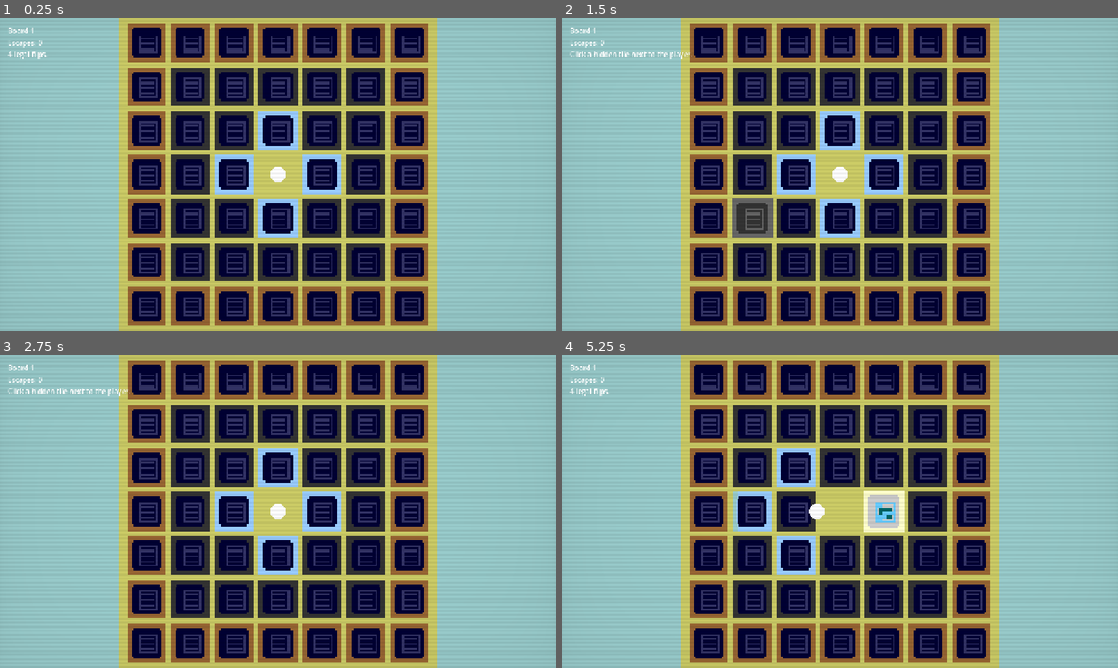
Above: before the commit, frames 1-4 (two rows, left to right).
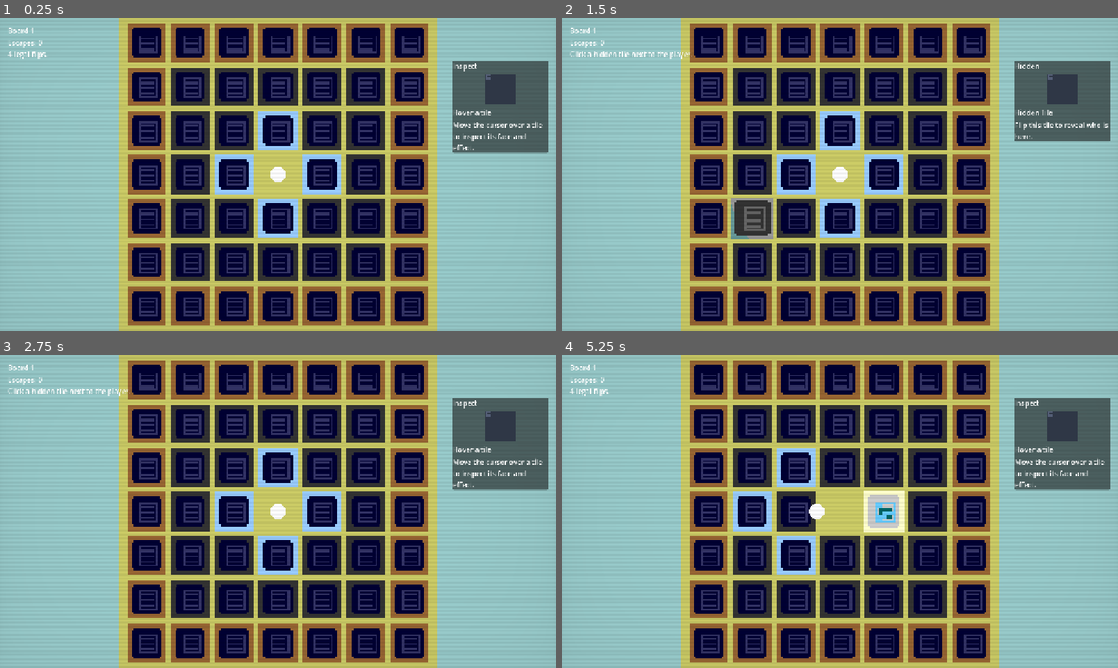
Above: after the commit, the same moments.

Repository: jamsaltman/game1
Game: Godot game, scene res://scenes/main.tscn
The game is run twice, just before and just after one commit, with the same random seed, the same clock (stepped at 60 frames per second) and the same inputs.
Inputs (mouse positions are in pixels of both pictures, inside the frame that each line leads up to):
- Up to frame 1 (0.25 s): no input
- Up to frame 2 (1.5 s): tap Enter at 0.5 s; move the mouse to (962, 158) at 0.52 s; tap R at 0.6 s; click (962, 158) at 0.67 s; tap A at 1.25 s; drag from (728, 190) to (812, 237) at 1.27 s
- Up to frame 3 (2.75 s): tap A at 2 s; move the mouse to (333, 442) at 2.02 s; tap R at 2.1 s; click (333, 442) at 2.17 s
- Up to frame 4 (5.25 s): tap A at 2.75, 3.5 s; drag from (812, 574) to (673, 464) at 2.77 s; move the mouse to (1006, 558) at 3.52 s; tap R at 3.6, 5.1 s; click (1006, 558) at 3.67 s; tap Space at 4.25 s; drag from (673, 464) to (756, 433) at 4.27 s; move the mouse to (867, 511) at 5.02 s; click (867, 511) at 5.17 s

The runs differ from the first frame. In frame 1, 5.1% of the frame differs, in the area x 81-99%, y 13-44%; in frame 2, 5.0%; in frame 3, 5.1%; in frame 4, 5.2%, in the area x 30-99%, y 13-57%.

Commit message:
Improve tile hover details and visual feedback

Diff:
--- a/scripts/board.gd
+++ b/scripts/board.gd
@@ -2,6 +2,7 @@
 extends Node3D
 
 signal state_changed
+signal hovered_tile_changed
 
 const MazeGameRef = preload("res://scripts/maze_game.gd")
 
@@ -79,6 +80,7 @@
 	_hovered_tile = next_tile
 	if is_instance_valid(_hovered_tile):
 		_hovered_tile.set_hovered(true)
+	emit_signal("hovered_tile_changed")
 
 
 func click_tile(screen_pos: Vector2) -> void:
@@ -122,6 +124,45 @@
 	return _game.get_hud_state() if _game != null else {}
 
 
+func get_hovered_tile_details() -> Dictionary:
+	if _game == null or not is_instance_valid(_hovered_tile):
+		return {}
+	var cell = _game.get_cell(_hovered_tile.grid_position)
+	if cell == null:
+		return {}
+
+	var is_known: bool = not cell.hidden or cell.previewed
+	var role_definition = _game.get_role_definition(cell.role_id) if is_known else null
+	var title := "Hidden Tile"
+	var description := "Flip this tile to reveal who is here."
+	var icon_id := ""
+	if role_definition != null:
+		title = String(role_definition.display_name)
+		description = String(role_definition.description)
+		icon_id = String(role_definition.icon_id)
+	elif cell.previewed:
+		title = _game.get_role_name(cell.role_id)
+		description = "Peek revealed this role."
+		icon_id = String(cell.role_id)
+
+	var state_label := "Hidden"
+	if cell.previewed and cell.hidden:
+		state_label = "Peeked"
+	elif not cell.hidden:
+		state_label = "Revealed"
+
+	return {
+		"grid_position": cell.grid_position,
+		"title": title,
+		"description": description,
+		"state_label": state_label,
+		"icon_id": icon_id,
+		"show_front": is_known,
+		"is_hidden": cell.hidden,
+		"is_previewed": cell.previewed,
+	}
+
+
 func get_action_buttons() -> Array:
 	return _game.get_action_buttons() if _game != null else []
 
@@ -155,6 +196,7 @@
 	if is_instance_valid(_hovered_tile):
 		_hovered_tile.set_hovered(false)
 	_hovered_tile = null
+	emit_signal("hovered_tile_changed")
 	for child in _tiles_root.get_children():
 		_tiles_root.remove_child(child)
 		child.queue_free()
--- a/scripts/main.gd
+++ b/scripts/main.gd
@@ -1,6 +1,7 @@
 extends Control
 
 const TARGET_INTERNAL_HEIGHT := 270.0
+const IconLibraryRef = preload("res://scripts/icon_library.gd")
 
 var _depth_label: Label
 var _score_label: Label
@@ -9,6 +10,12 @@
 var _upgrade_overlay: PanelContainer
 var _upgrade_title: Label
 var _upgrade_buttons: Array[Button] = []
+var _hover_panel: PanelContainer
+var _hover_state_label: Label
+var _hover_icon: TextureRect
+var _hover_title_label: Label
+var _hover_body_label: Label
+var _icon_library = IconLibraryRef.new()
 
 @onready var _game_viewport: SubViewport = $GameViewport
 @onready var _pixel_display: TextureRect = $UI/PixelDisplay
@@ -25,8 +32,10 @@
 	get_viewport().size_changed.connect(_resize_display)
 	_build_overlay()
 	_board.state_changed.connect(_refresh_overlay)
+	_board.hovered_tile_changed.connect(_refresh_hover_card)
 	_resize_display()
 	_refresh_overlay()
+	_refresh_hover_card()
 
 func _input(event: InputEvent) -> void:
 	if event is InputEventKey and event.pressed and not event.echo:
@@ -94,6 +103,31 @@
 	hud_box.add_child(_depth_label)
 	hud_box.add_child(_score_label)
 	hud_box.add_child(_hint_label)
+
+	_hover_panel = PanelContainer.new()
+	_hover_panel.custom_minimum_size = Vector2(220, 0)
+	_hover_panel.size_flags_horizontal = Control.SIZE_SHRINK_END
+	hud_box.add_child(_hover_panel)
+
+	var hover_box := VBoxContainer.new()
+	hover_box.add_theme_constant_override("separation", 6)
+	_hover_panel.add_child(hover_box)
+
+	_hover_state_label = _make_label("Inspect")
+	hover_box.add_child(_hover_state_label)
+
+	_hover_icon = TextureRect.new()
+	_hover_icon.custom_minimum_size = Vector2(72, 72)
+	_hover_icon.stretch_mode = TextureRect.STRETCH_KEEP_ASPECT_CENTERED
+	_hover_icon.expand_mode = TextureRect.EXPAND_IGNORE_SIZE
+	_hover_icon.texture_filter = CanvasItem.TEXTURE_FILTER_NEAREST
+	hover_box.add_child(_hover_icon)
+
+	_hover_title_label = _make_label("Hover a tile")
+	hover_box.add_child(_hover_title_label)
+
+	_hover_body_label = _make_label("Move the cursor over a tile to inspect its face and effect.")
+	hover_box.add_child(_hover_body_label)
 
 	_action_bar = HBoxContainer.new()
 	_action_bar.mouse_filter = Control.MOUSE_FILTER_STOP
@@ -160,6 +194,24 @@
 
 	_refresh_action_buttons()
 	_refresh_upgrade_overlay()
+	_refresh_hover_card()
+
+
+func _refresh_hover_card() -> void:
+	var hover_data: Dictionary = _board.get_hovered_tile_details()
+	if hover_data.is_empty():
+		_hover_state_label.text = "Inspect"
+		_hover_title_label.text = "Hover a tile"
+		_hover_body_label.text = "Move the cursor over a tile to inspect its face and effect."
+		_hover_icon.texture = _icon_library.make_face_texture("guide", false, true, 72)
+		return
+
+	var icon_id := String(hover_data.get("icon_id", "guide"))
+	var show_front := bool(hover_data.get("show_front", false))
+	_hover_state_label.text = String(hover_data.get("state_label", "Tile"))
+	_hover_title_label.text = String(hover_data.get("title", "Tile"))
+	_hover_body_label.text = String(hover_data.get("description", ""))
+	_hover_icon.texture = _icon_library.make_face_texture(icon_id, show_front, true, 72)
 
 
 func _refresh_action_buttons() -> void:
--- a/scripts/tile.gd
+++ b/scripts/tile.gd
@@ -8,6 +8,9 @@
 @export_range(0.05, 1.2, 0.01) var flip_duration: float = 0.3
 @export_range(0.02, 1.0, 0.01) var flip_squash_depth: float = 0.08
 @export var hover_enabled: bool = true
+@export_range(0.0, 0.4, 0.01) var hover_lift_height: float = 0.12
+@export_range(1.0, 1.3, 0.01) var hover_scale_multiplier: float = 1.08
+@export_range(1.0, 1.3, 0.01) var hover_face_scale_multiplier: float = 1.12
 @export var tile_width: float = 1.0
 @export var tile_depth: float = 1.0
 @export var tile_height: float = 0.24
@@ -58,8 +61,7 @@
 	if _hovered == next_hover:
 		return
 	_hovered = next_hover
-	_visual_root.position.y = 0.08 if _hovered else 0.0
-	_visual_root.scale = Vector3.ONE * (1.04 if _hovered else 1.0)
+	_apply_hover_transform()
 	_update_materials()
 
 
@@ -139,8 +141,7 @@
 		_visual_root.position = Vector3.ZERO
 		_visual_root.scale = Vector3.ONE
 	else:
-		_visual_root.position = Vector3(0.0, 0.08, 0.0)
-		_visual_root.scale = Vector3.ONE * 1.04
+		_apply_hover_transform()
 	_feedback_strength = 0.0
 	_update_materials()
 
@@ -148,6 +149,14 @@
 func _swap_visible_face() -> void:
 	_back_face.visible = false
 	_front_face.visible = true
+
+
+func _apply_hover_transform() -> void:
+	_visual_root.position.y = hover_lift_height if _hovered else 0.0
+	_visual_root.scale = Vector3.ONE * (hover_scale_multiplier if _hovered else 1.0)
+	var face_scale := hover_face_scale_multiplier if _hovered else 1.0
+	_back_face.scale = Vector3.ONE * face_scale
+	_front_face.scale = Vector3.ONE * face_scale
 
 
 func _build_geometry() -> void:
@@ -174,6 +183,7 @@
 	_base_material = StandardMaterial3D.new()
 	_base_material.roughness = 0.92
 	_base_material.metallic = 0.03
+	_base_material.emission_enabled = true
 	_base_material.texture_filter = BaseMaterial3D.TEXTURE_FILTER_NEAREST
 
 	_back_material = StandardMaterial3D.new()
@@ -181,6 +191,7 @@
 	_back_material.cull_mode = BaseMaterial3D.CULL_DISABLED
 	_back_material.shading_mode = BaseMaterial3D.SHADING_MODE_UNSHADED
 	_back_material.transparency = BaseMaterial3D.TRANSPARENCY_ALPHA
+	_back_material.emission_enabled = true
 	_back_material.texture_filter = BaseMaterial3D.TEXTURE_FILTER_NEAREST
 
 	_front_material = StandardMaterial3D.new()
@@ -188,6 +199,7 @@
 	_front_material.cull_mode = BaseMaterial3D.CULL_DISABLED
 	_front_material.shading_mode = BaseMaterial3D.SHADING_MODE_UNSHADED
 	_front_material.transparency = BaseMaterial3D.TRANSPARENCY_ALPHA
+	_front_material.emission_enabled = true
 	_front_material.texture_filter = BaseMaterial3D.TEXTURE_FILTER_NEAREST
 
 	_body_mesh.set_surface_override_material(0, _base_material)
@@ -220,8 +232,14 @@
 		base_color = base_color.lerp(_feedback_color, _feedback_strength)
 
 	_base_material.albedo_color = base_color
+	_base_material.emission = base_color.lightened(0.28)
+	_base_material.emission_energy_multiplier = 0.18 if not _hovered else 0.38
 	_back_material.albedo_color = Color.WHITE
 	_front_material.albedo_color = Color.WHITE
+	_back_material.emission = Color8(255, 245, 210) if _hovered else Color8(0, 0, 0, 0)
+	_front_material.emission = Color8(255, 245, 210) if _hovered else Color8(0, 0, 0, 0)
+	_back_material.emission_energy_multiplier = 0.35 if _hovered else 0.0
+	_front_material.emission_energy_multiplier = 0.35 if _hovered else 0.0
 	_back_material.albedo_texture = _icon_library.make_face_texture(icon_id, false, _hovered, face_texture_size)
 	_front_material.albedo_texture = _icon_library.make_face_texture(icon_id, true, _hovered, face_texture_size)
 
